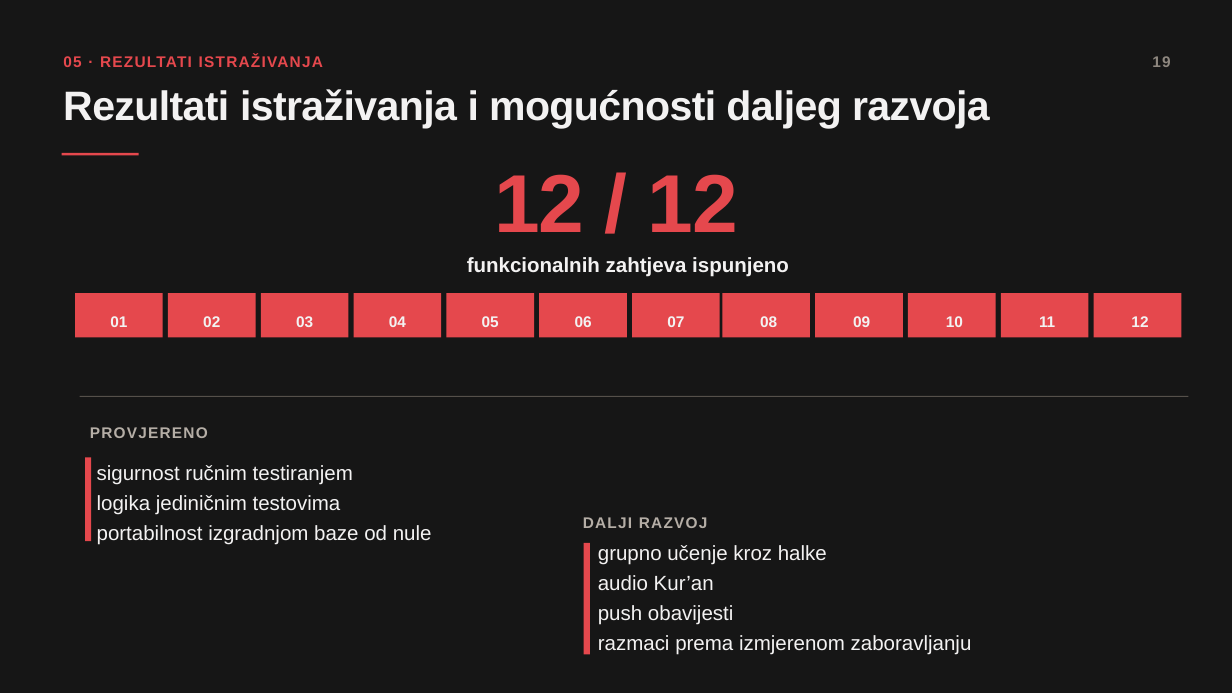
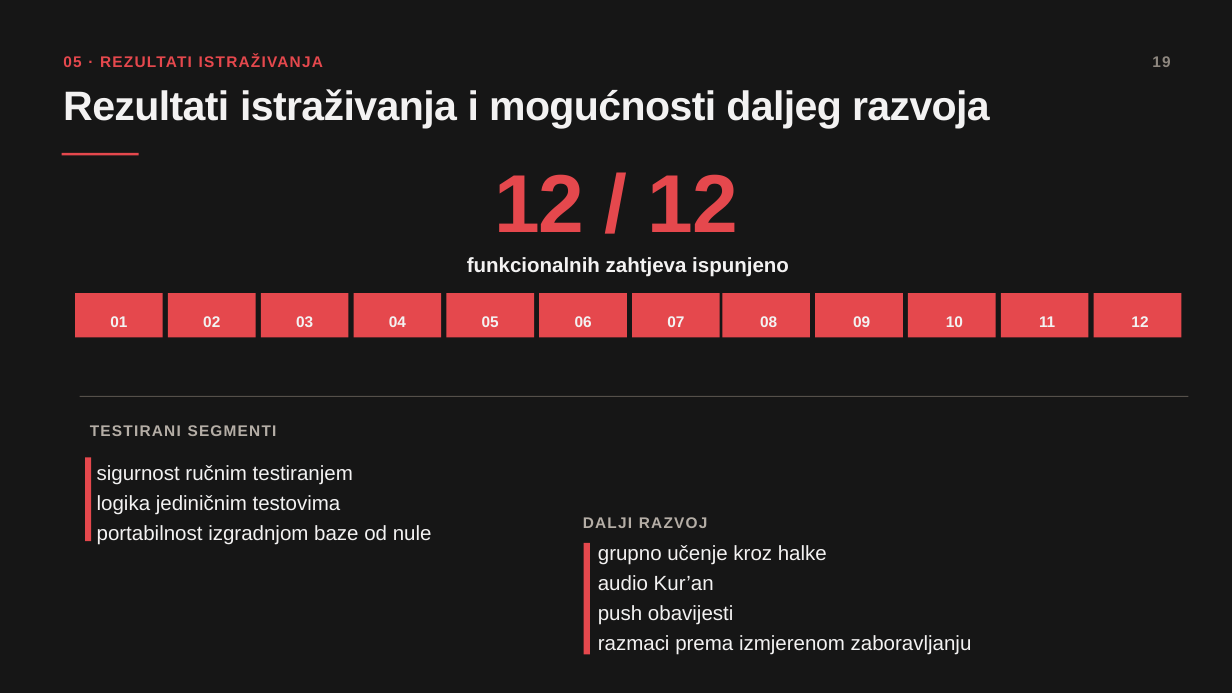
Before and after one commit to Amira-Mehic/Tmizan, a slide deck: slide 19 of Diplomski_Rad_Prezentacija_Amira_Mehić .pptx. Drawn at 1232x693 pixels with LibreOffice and Linux fonts; fonts in the diff are those of the drawing. Boxes give left, top, right and bottom in pixels: in the first picture for what was removed or moved away, otherwise in the second. Text is boxed around its words. In the diff, an @@ line names an element or a change of style, - is before the commit and + after.

```diff
--- a/Diplomski_Rad_Prezentacija_Amira_Mehić .pptx
+++ b/Diplomski_Rad_Prezentacija_Amira_Mehić .pptx
@@ text at (x1=90, y1=425, x2=277, y2=436): text changed @@
-PROVJERENO
+TESTIRANI SEGMENTI
```
Also in this commit, not shown: 1 other slide changed, 1 other file.
